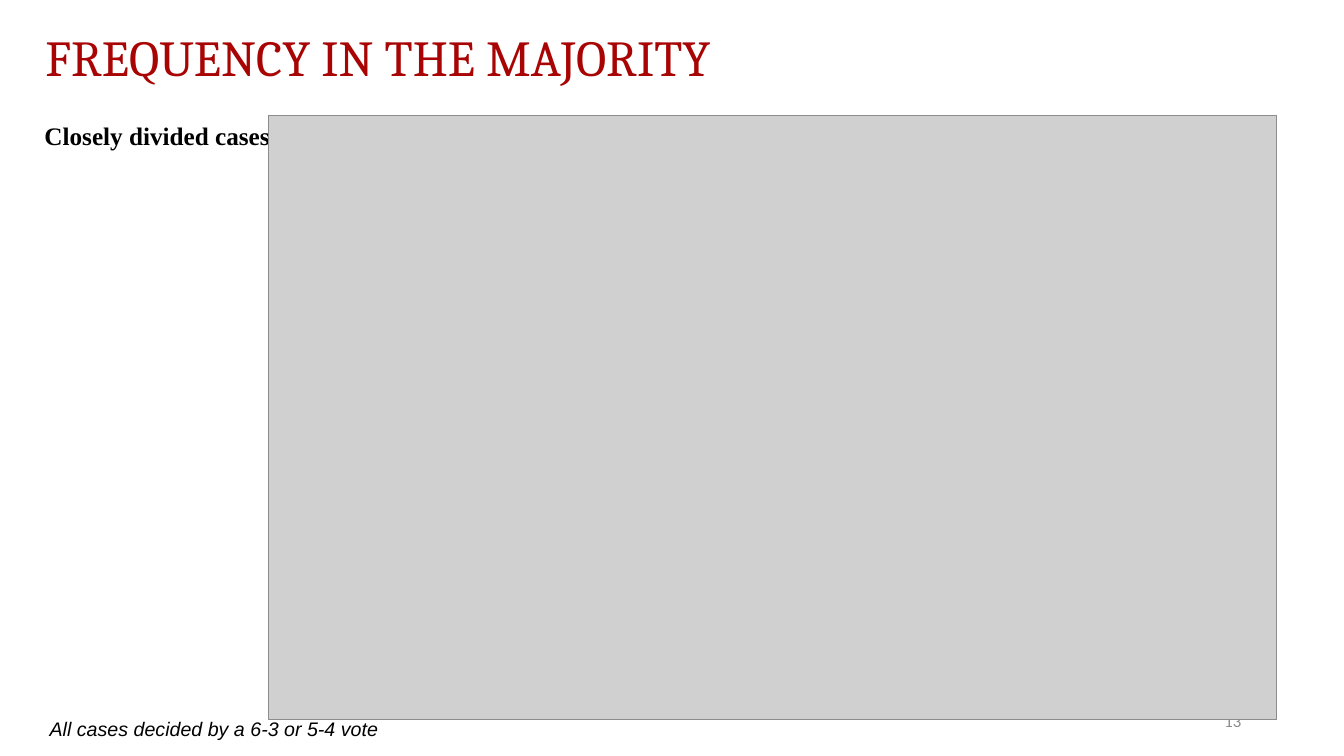
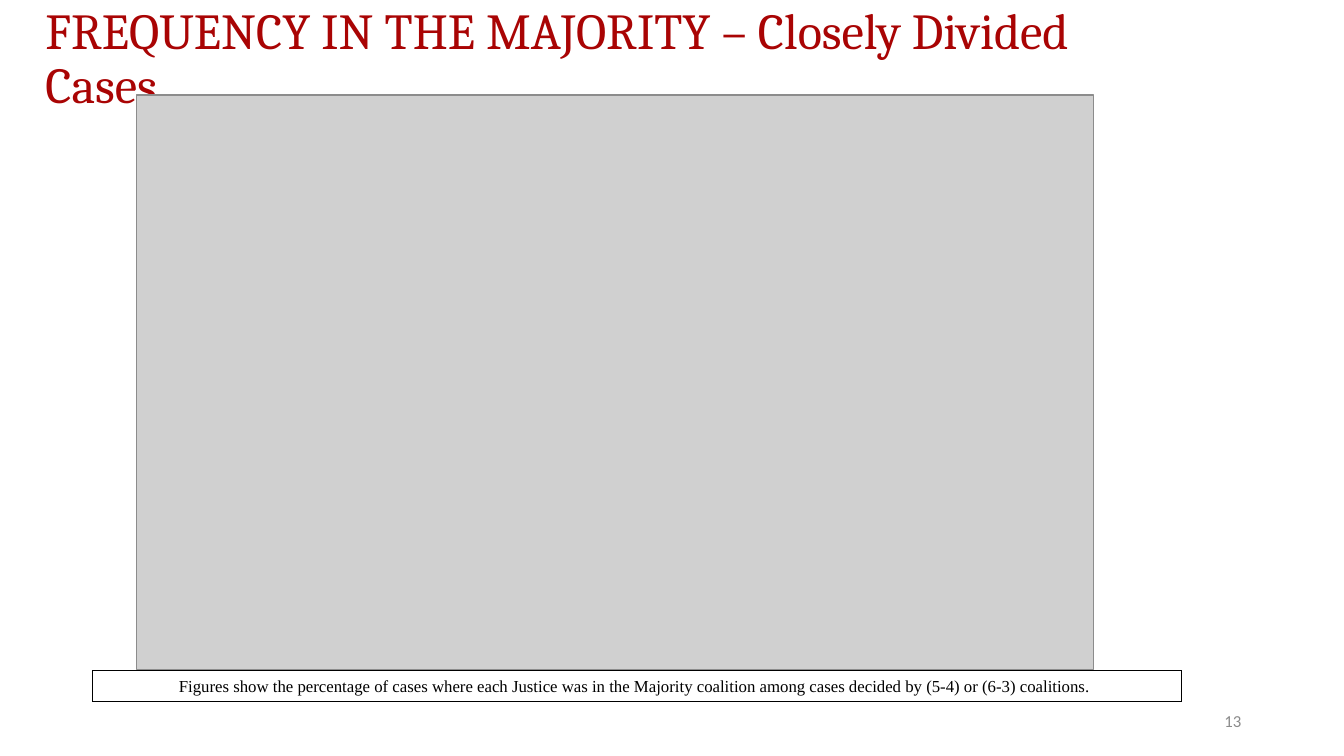
Before and after one commit to JakeTruscott/scotuswatch, a slide deck: slide 13 of Stat Reviews/OT24_StatReview/compilation/SCOTUSBlog/statpack_OT24.pptx. Drawn at 1344x756 pixels with LibreOffice and Linux fonts; fonts in the diff are those of the drawing; grey boxes stand for pictures. Boxes give left, top, right and bottom in pixels: in the first picture for what was removed or moved away, otherwise in the second. Text is boxed around its words. In the diff, an @@ line names an element or a change of style, - is before the commit and + after.

```diff
--- a/Stat Reviews/OT24_StatReview/compilation/SCOTUSBlog/statpack_OT24.pptx
+++ b/Stat Reviews/OT24_StatReview/compilation/SCOTUSBlog/statpack_OT24.pptx
@@ text at (45,14,1069,115): text changed @@
-FREQUENCY IN THE MAJORITY
+FREQUENCY IN THE MAJORITY – Closely Divided Cases
@@ picture: place and size @@
-picture at (269,115,1277,720)
+picture at (136,95,1094,669)
@@ text removed at (44,125,270,151) @@
-Closely divided cases
@@ rectangle added at (93,670,1183,701), outline #000000 0.75 pt, 12 pt, text #000000 @@
+Figures show the percentage of cases where each Justice was in the Majority coalition among cases decided by (5-4) or (6-3) coalitions.
@@ text removed at (50,721,378,740) @@
-All cases decided by a 6-3 or 5-4 vote
```
Also in this commit, not shown: 8 other slides changed, 4 slides added, 2 slides removed, 6 other files.
